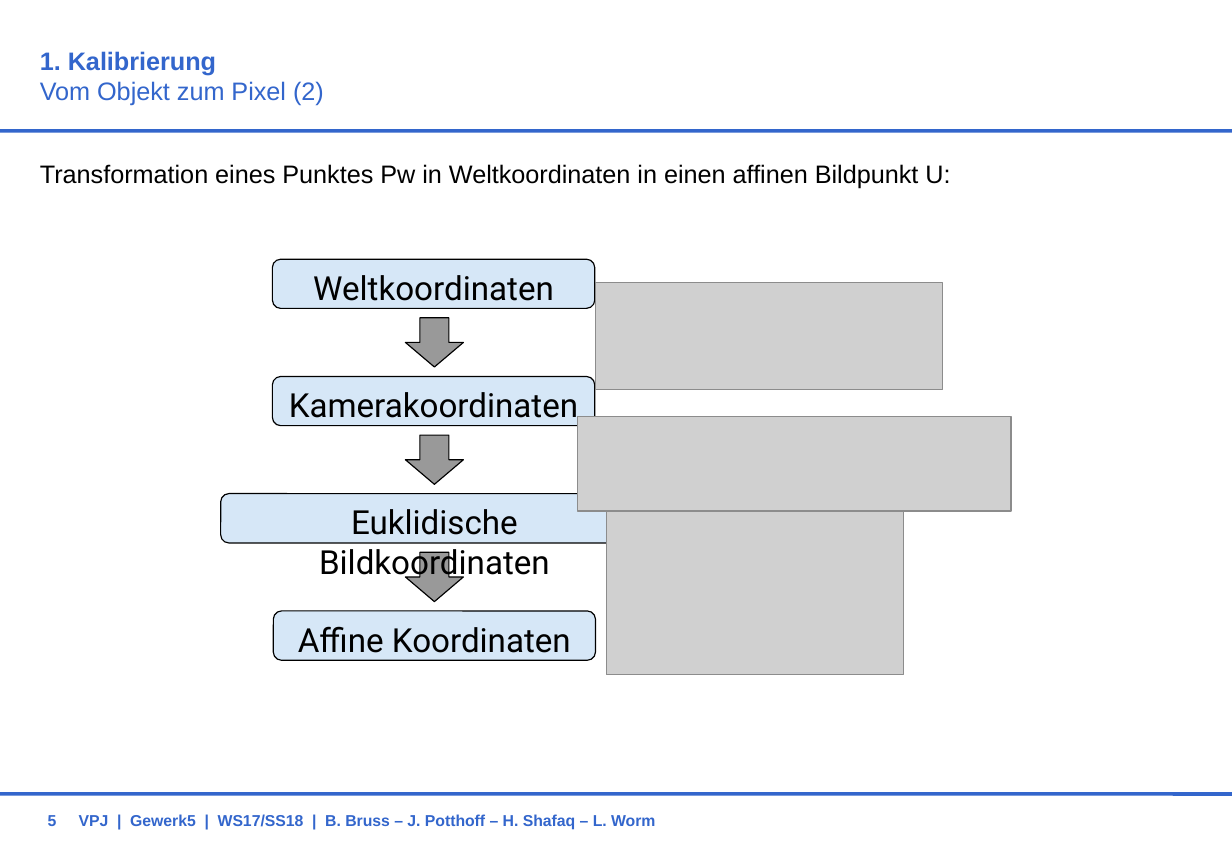
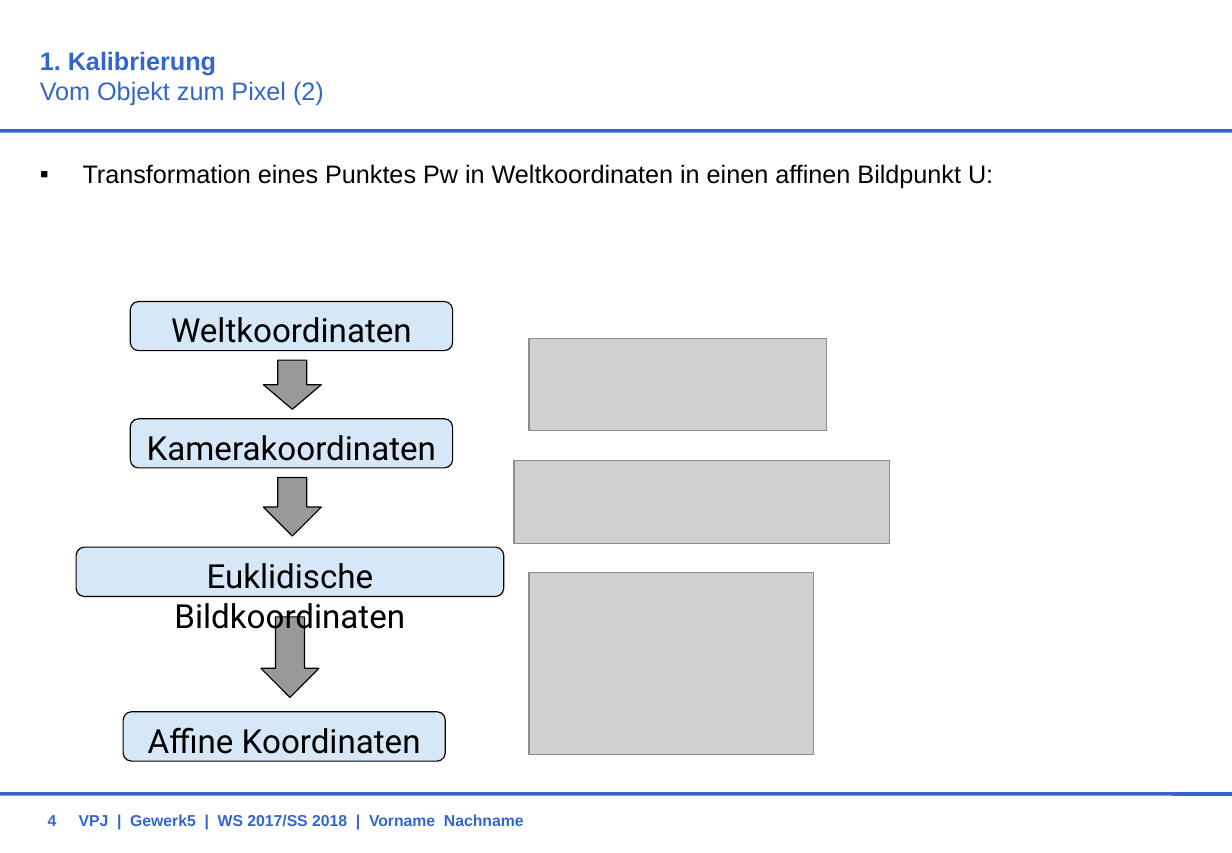
Before and after one commit to BBRUSS/VPJW17G5, a slide deck: slide 4 of 11_Orga/KonzeptG5.ppt (slide 5 before the commit). Drawn at 1232x853 pixels with LibreOffice and Linux fonts; fonts in the diff are those of the drawing; grey boxes stand for pictures; background and template pictures are left out. Boxes give left, top, right and bottom in pixels: in the first picture for what was removed or moved away, otherwise in the second. Text is boxed around its words. In the diff, an @@ line names an element or a change of style, - is before the commit and + after.

Commit message:
Final2

```diff
--- a/11_Orga/KonzeptG5.ppt
+++ b/11_Orga/KonzeptG5.ppt
@@ text "Transformation eines Punktes Pw in ..." at [83, 164, 993, 189]: bullet none to ▪ @@
@@ rounded rectangle "Weltkoordinaten": place and size @@
-rounded rectangle "Weltkoordinaten" at [273, 259, 596, 308]
+rounded rectangle "Weltkoordinaten" at [131, 301, 453, 350]
@@ picture: place and size @@
-picture at [596, 283, 942, 390]
+picture at [528, 339, 826, 431]
@@ down arrow: place and size @@
-down arrow at [406, 317, 464, 366]
+down arrow at [264, 360, 322, 409]
@@ rounded rectangle "Kamerakoordinaten": place and size @@
-rounded rectangle "Kamerakoordinaten" at [273, 376, 596, 425]
+rounded rectangle "Kamerakoordinaten" at [131, 418, 453, 467]
@@ down arrow: place and size @@
-down arrow at [406, 435, 464, 484]
+down arrow at [264, 477, 322, 536]
@@ picture: place and size @@
-picture at [577, 416, 1010, 510]
+picture at [514, 460, 890, 543]
@@ rounded rectangle "Euklidische Bildkoordinaten": place and size @@
-rounded rectangle "Euklidische Bildkoordinaten" at [220, 493, 648, 542]
+rounded rectangle "Euklidische Bildkoordinaten" at [76, 547, 503, 596]
@@ picture: place and size @@
-picture at [606, 510, 902, 674]
+picture at [528, 572, 813, 754]
@@ down arrow: place and size @@
-down arrow at [406, 552, 464, 601]
+down arrow at [261, 616, 319, 697]
@@ down arrow at [261, 616, 319, 697]: proportions changed @@
@@ rounded rectangle "Affine Koordinaten": place and size @@
-rounded rectangle "Affine Koordinaten" at [273, 610, 594, 659]
+rounded rectangle "Affine Koordinaten" at [123, 711, 444, 760]
@@ page number at [48, 815, 57, 826]: text changed @@
-5
+4
@@ text at [79, 814, 524, 827]: text changed @@
-VPJ | Gewerk5 | WS17/SS18 | B. Bruss – J. Potthoff – H. Shafaq – L. Worm
+VPJ | Gewerk5 | WS 2017/SS 2018 | Vorname Nachname
```
Also in this commit, not shown: 7 other slides changed, 3 slides added, 7 slides removed.
